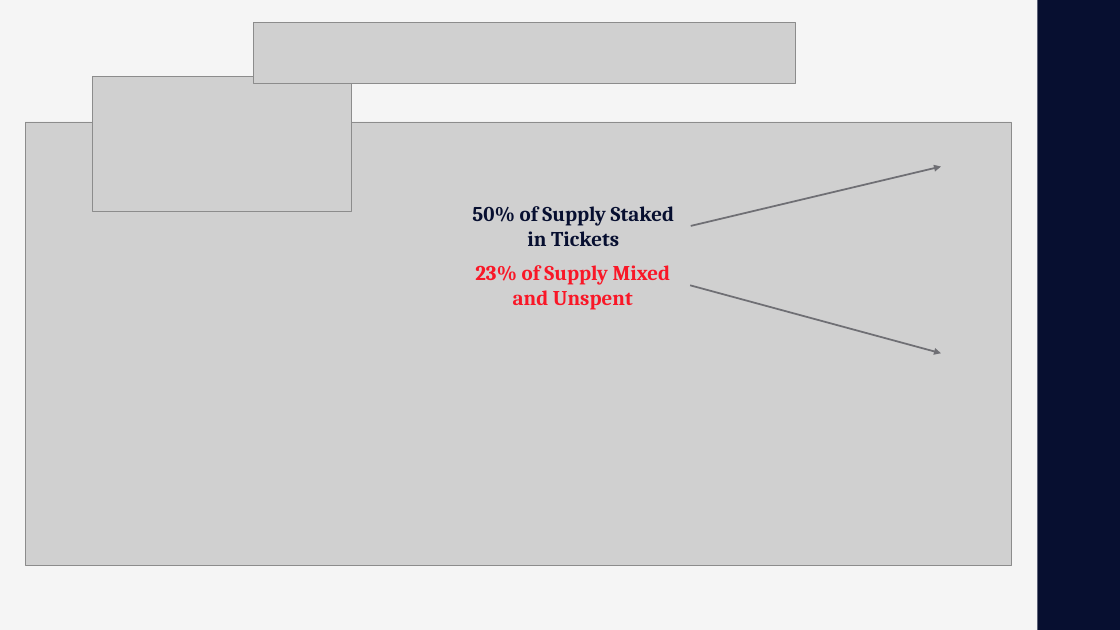
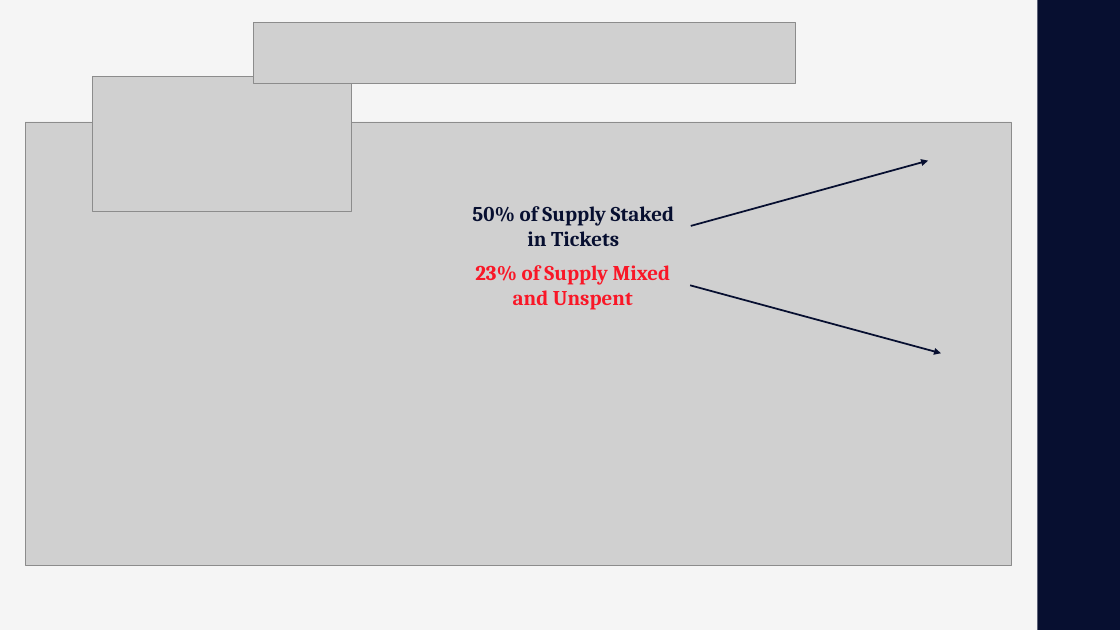
Before and after one commit to cryptobuks1/checkonchain, a slide deck: slide 27 of research_articles/masterclasses/consensus_distributed/consensus_distributed.pptx (slide 24 before the commit). Drawn at 1120x630 pixels with LibreOffice and Linux fonts; fonts in the diff are those of the drawing; grey boxes stand for pictures; background and template pictures are left out. Boxes give left, top, right and bottom in pixels: in the first picture for what was removed or moved away, otherwise in the second. Text is boxed around its words. In the diff, an @@ line names an element or a change of style, - is before the commit and + after.

```diff
--- a/research_articles/masterclasses/consensus_distributed/consensus_distributed.pptx
+++ b/research_articles/masterclasses/consensus_distributed/consensus_distributed.pptx
@@ arrow moved from (691, 226) - (941, 166) to (691, 226) - (928, 160) @@
@@ arrow (691, 226) - (928, 160): stroke #6F6F74 1.5 pt to #070F30 1.5 pt @@
@@ arrow (691, 286) - (941, 354): stroke #6F6F74 1.5 pt to #070F30 1.5 pt @@
```
Also in this commit, not shown: 10 other slides changed, 3 slides added, 37 other files.
